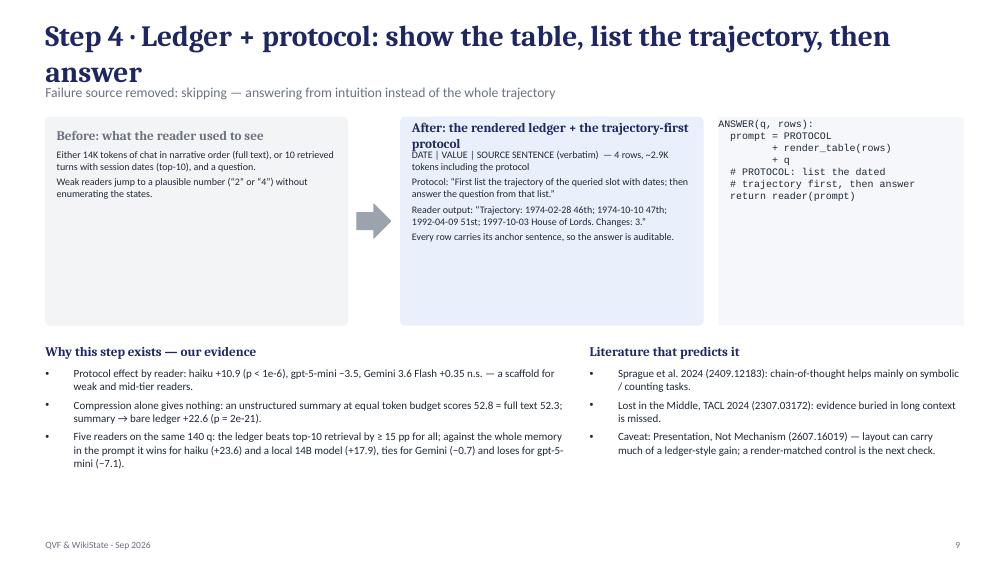
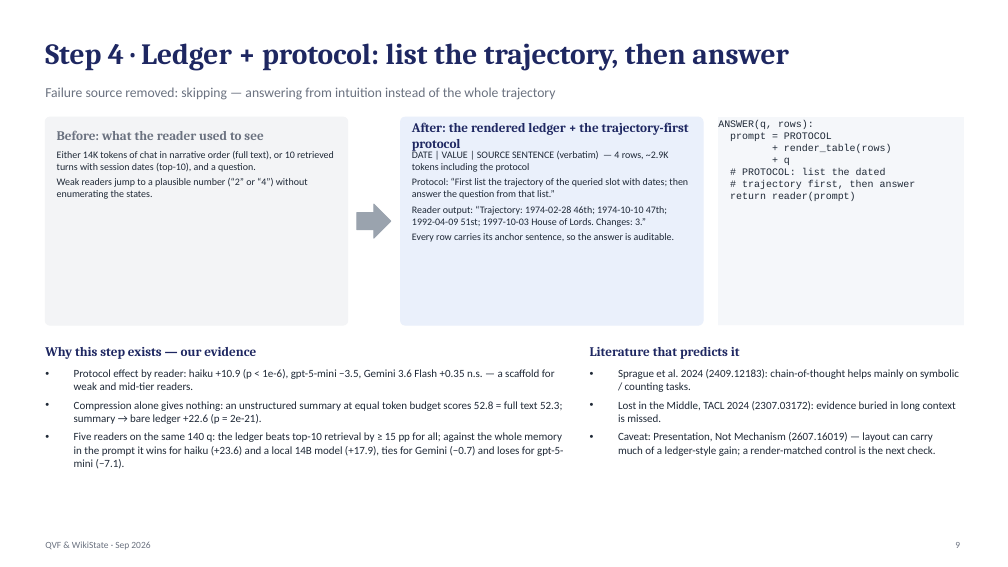
Before and after one commit to jeremyz12/qvf_withcontroller, a slide deck: slide 9 of results/talk_qvf_wikistate_20260904.pptx. Drawn at 1008x567 pixels with LibreOffice and Linux fonts; fonts in the diff are those of the drawing. Boxes give left, top, right and bottom in pixels: in the first picture for what was removed or moved away, otherwise in the second. Text is boxed around its words. In the diff, an @@ line names an element or a change of style, - is before the commit and + after.

```diff
--- a/results/talk_qvf_wikistate_20260904.pptx
+++ b/results/talk_qvf_wikistate_20260904.pptx
@@ text at bbox=[45, 43, 789, 71]: text changed @@
-Step 4 · Ledger + protocol: show the table, list the trajectory, then answer
+Step 4 · Ledger + protocol: list the trajectory, then answer
```
Also in this commit, not shown: 1 other slide changed, 1 other file.
